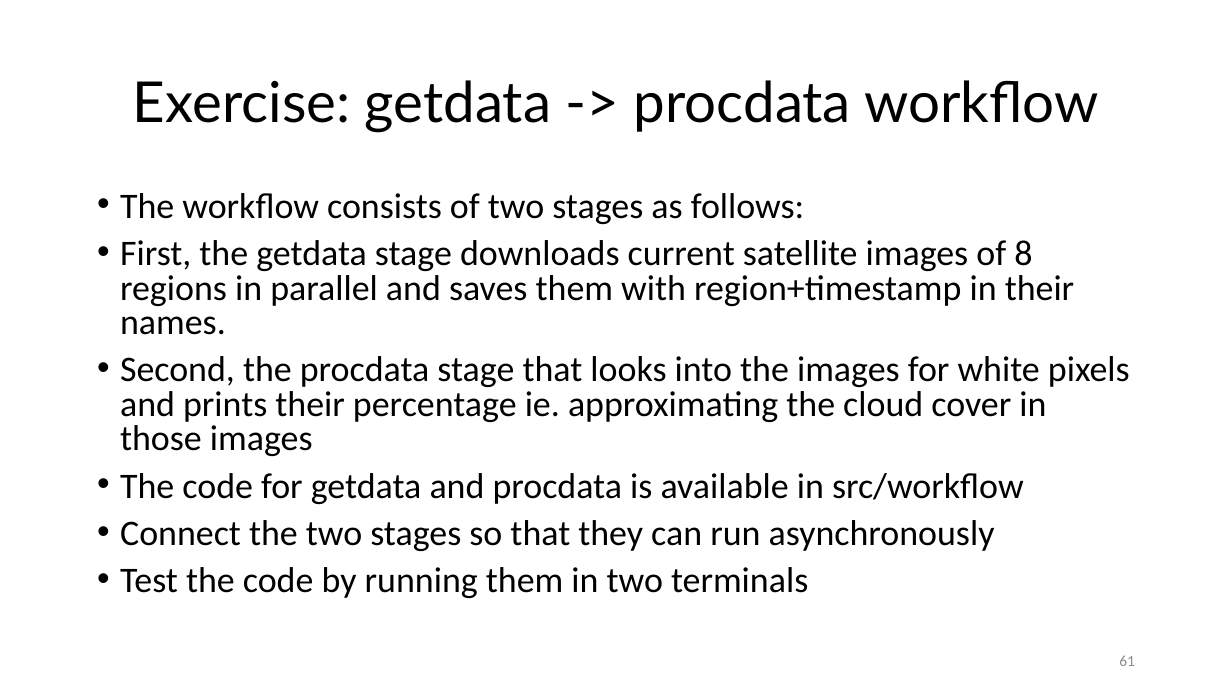
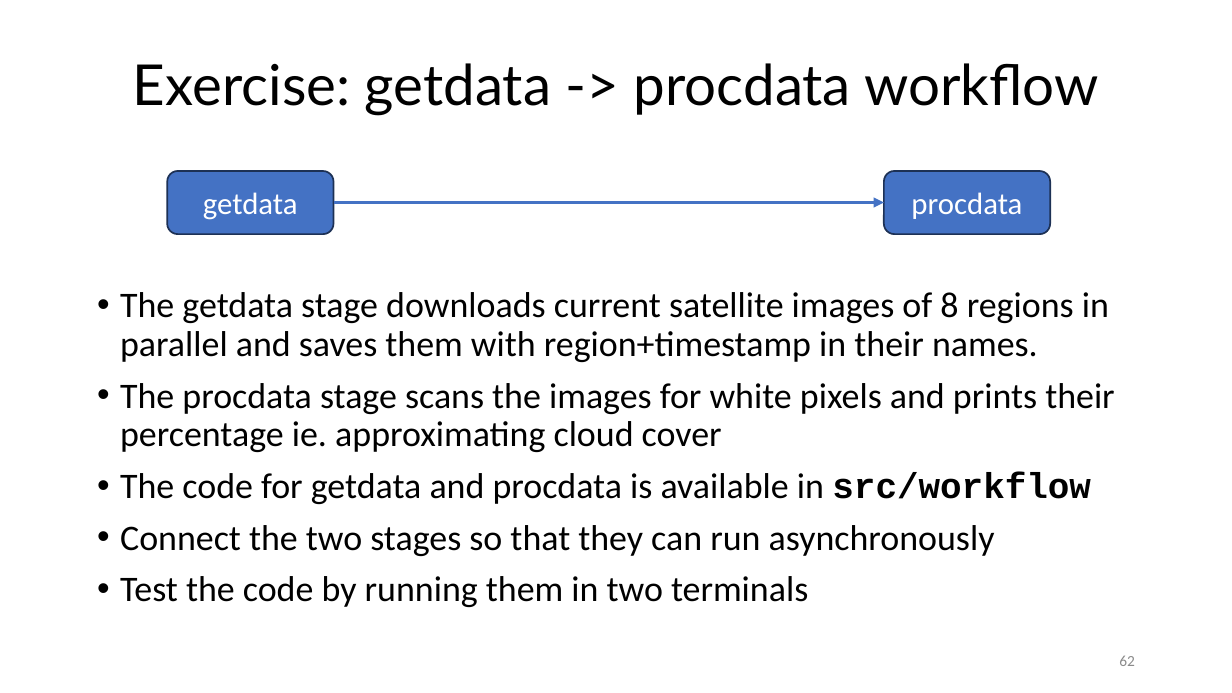
Before and after one commit to ketancmaheshwari/pearc24tut, a slide deck: slide 62 of gnu-parallel-tutorial.pptx (slide 61 before the commit). Drawn at 1232x693 pixels with LibreOffice and Linux fonts; fonts in the diff are those of the drawing. Boxes give left, top, right and bottom in pixels: in the first picture for what was removed or moved away, otherwise in the second. Text is boxed around its words. In the diff, an @@ line names an element or a change of style, - is before the commit and + after.

Commit message:
more changes

```diff
--- a/gnu-parallel-tutorial.pptx
+++ b/gnu-parallel-tutorial.pptx
@@ title "Exercise: getdata -> procdata workflow": place and size @@
-title "Exercise: getdata -> procdata workflow" at <box>133,80,1098,132</box>
+title "Exercise: getdata -> procdata workflow" at <box>133,63,1098,115</box>
@@ rounded rectangle added at <box>168,171,334,234</box>, fill #4472C4, outline #1E3256 1 pt, 18 pt, text #FFFFFF @@
+getdata
@@ rounded rectangle added at <box>883,171,1050,234</box>, fill #4472C4, outline #1E3256 1 pt, 18 pt, text #FFFFFF @@
+procdata
@@ arrow added from (334, 202) to (883, 202), #4472C4 1.5 pt @@
@@ text "The getdata stage downloads current ...": place and size @@
-text "The getdata stage downloads current ..." at <box>120,193,1130,598</box>
+text "The getdata stage downloads current ..." at <box>120,292,1114,607</box>
@@ text at <box>120,292,1114,452</box>: text changed @@
-• The workflow consists of two stages as follows:
-• First, the getdata stage downloads current satellite images of 8 regions in parallel and saves them with region+timestamp in their names.
-• Second, the procdata stage that looks into the images for white pixels and prints their percentage ie. approximating the cloud cover in those images
+• The getdata stage downloads current satellite images of 8 regions in parallel and saves them with region+timestamp in their names.
+• The procdata stage scans the images for white pixels and prints their percentage ie. approximating cloud cover
@@ text at <box>120,473,1091,607</box>: font Calibri to Courier New, bold on in "src/workflow"; line spacing 0.8 to 0.9 @@
@@ page number at <box>1119,655,1135,666</box>: text changed @@
-61
+62
```
Also in this commit, not shown: 16 other slides changed, 2 slides added, 1 slide removed.
